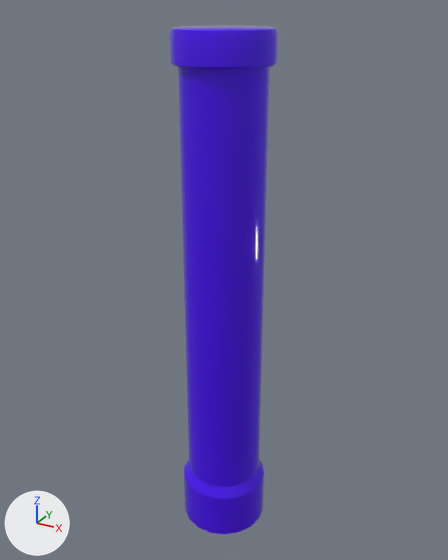
Two versions of the FBX model PenguinHeist/Assets/Draft/COD/Meshes/UVs/SM_Pillar.fbx, one commit apart.
The view is the same before and after, from a 50 mm lens placed at (4.45, -8.08, 8.74), pointed at (-0.08, 0.15, 4.63). Lighting does not change. The marker at lower left points along +X, +Y and +Z. Where no turn or scale is listed for an object, it has been applied to the vertices. Vertices at the same position are counted once.

Names of what the first picture shows: 'SM_Pillar'.
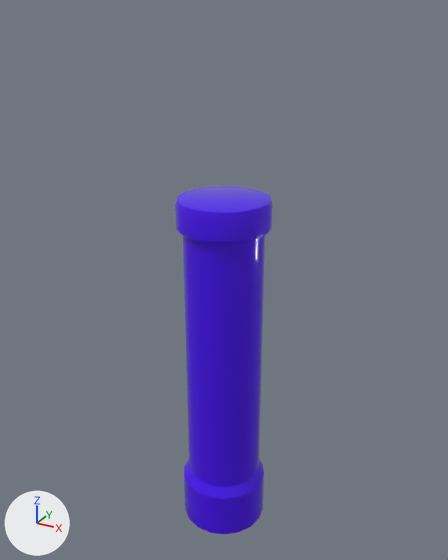
Where the change shows, as pixel boxes (x1, y1, x2, y2) in the pictures (448 x 560 px; the box of a moved part takes in the faces that stretch with it):
```json
{"object": "SM_Pillar", "change": "reshaped", "before": [170, 26, 278, 534], "after": [175, 186, 273, 534], "on screen": "9% narrower, 31% shorter"}
{"part": 1, "of": "me_mesh", "change": "moved or reshaped", "before": [170, 26, 278, 260], "after": [175, 186, 273, 260]}
```

The change, as JSON lines over the scene's bpy script:
```json
{"block": "me_mesh", "where": "me_mesh.from_pydata(...)  # 163 vertices, 152 faces; spans x -0.75..0.75, y -0.74..0.74, z 0.0..8.5"}
{"block": "me_mesh", "where": "# used by ob_sm_pillar; location = (0.0, 0.0, 0.0)"}
{"block": "me_mesh", "change": "me_mesh part 1: all 108 vertices in x -0.75..0.75, y -0.74..0.74, z 8.01..8.5 are moved by (0.0, 0.0, -2.41)"}
```
